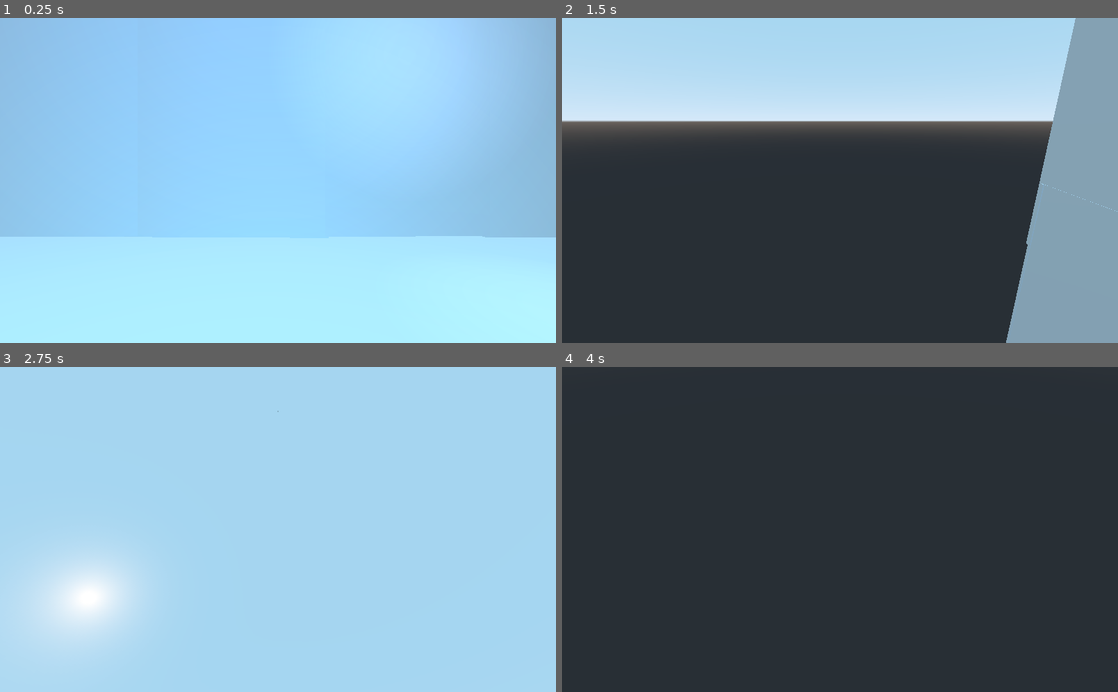
Above: before the commit, frames 1-4 (two rows, left to right).
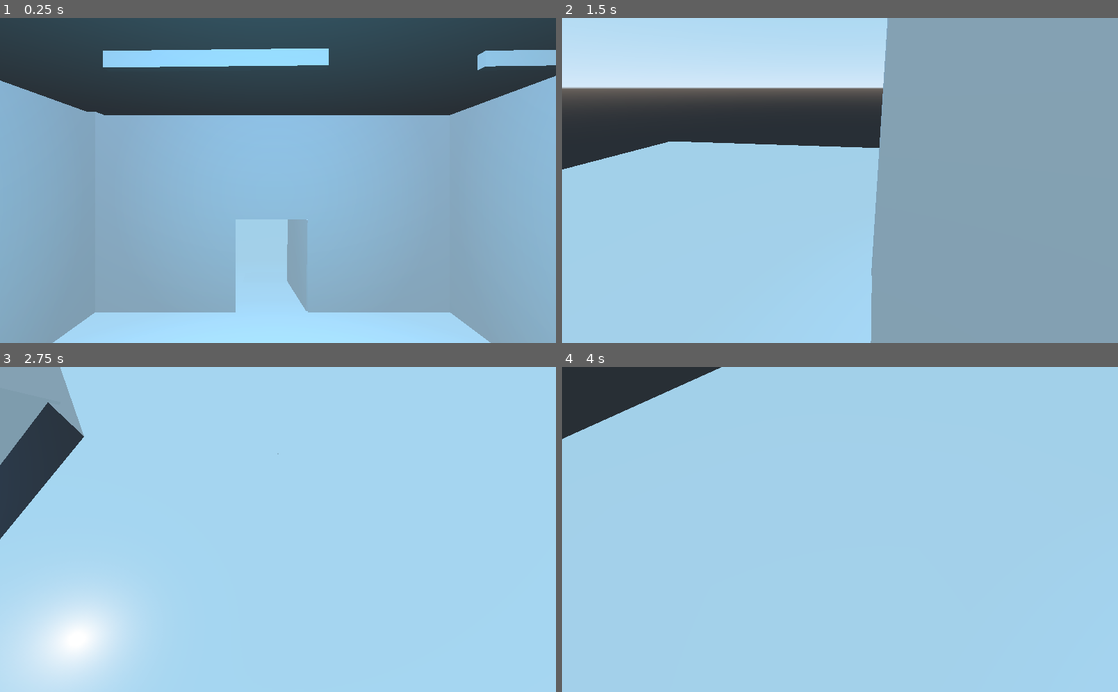
Above: after the commit, the same moments.

Repository: Gabbycl/AR218_Clay
Game: Godot game, scene res://Levels/House.tscn
Same seed, same stepped clock (60 frames per second), same inputs: the game is played once before the commit and once after it. The project has no main scene, so this scene is started directly.
Inputs (mouse positions are in pixels of both pictures, inside the frame that each line leads up to):
- Up to frame 1 (0.25 s): no input
- Up to frame 2 (1.5 s): tap Enter at 0.5 s; move the mouse to (962, 164) at 0.52 s; hold Right (move_right) 0.53-1.28 s; tap Space (jump) at 0.77 s; move the mouse to (728, 196) at 1.27 s; hold O (move_backward) from 1.28 s (still down)
- Up to frame 3 (2.75 s): tap Space (jump) at 1.52 s; move the mouse to (333, 458) at 2.02 s; release O (move_backward) at 2.03 s; hold Right (move_right) from 2.03 s (still down)
- Up to frame 4 (4 s): move the mouse to (812, 594) at 2.77 s; release Right (move_right) at 2.78 s; hold , (move_forward) 2.78-3.53 s; tap Space (jump) at 3.02, 3.77 s; move the mouse to (1006, 578) at 3.52 s; hold A (move_left) from 3.53 s (still down)

The runs differ from the first frame. In frame 1, 85% of the frame differs, in the area x 0-100%, y 0-100%; in frame 2, 72%; in frame 3, 8.9%; in frame 4, 97%.

Commit message:
update

Diff:
--- a/3D_World_Workshop-main/3D_World_Workshop/Levels/House.tscn
+++ b/3D_World_Workshop-main/3D_World_Workshop/Levels/House.tscn
@@ -14,13 +14,17 @@
 
 [sub_resource type="CubeMesh" id=3]
 
-[sub_resource type="CubeMesh" id=4]
+[sub_resource type="SpatialMaterial" id=4]
 
 [sub_resource type="CubeMesh" id=5]
 
 [sub_resource type="CubeMesh" id=6]
 
-[sub_resource type="PrismMesh" id=7]
+[sub_resource type="CubeMesh" id=7]
+
+[sub_resource type="CubeMesh" id=8]
+
+[sub_resource type="PrismMesh" id=9]
 
 [node name="House" type="Spatial"]
 
@@ -30,49 +34,54 @@
 material/0 = null
 
 [node name="StaticBody" type="StaticBody" parent="Floor"]
-transform = Transform( 9.5483, 0, 0, 0, 1, 0, 0, 0, 8.78206, 0, -4.44364, 0 )
+transform = Transform( 12.5591, 0, 0, 0, 1.24533, 0, 0, 0, 8.78206, 0, -4.44364, 0 )
 
 [node name="CollisionShape" type="CollisionShape" parent="Floor/StaticBody"]
 shape = SubResource( 2 )
 
+[node name="MeshInstance" type="MeshInstance" parent="Floor/StaticBody/CollisionShape"]
+transform = Transform( 0.312805, 0, 0, 0, 1.00478, 0, 0, 0, 0.465114, 0, 0, 0 )
+mesh = SubResource( 3 )
+material/0 = SubResource( 4 )
+
 [node name="MeshInstance2" type="MeshInstance" parent="."]
 transform = Transform( 0.708983, 0, 0, 0, 1.18134, 0, 0, 0, 0.00813383, 1.03566, 1.22045, -2.30333 )
-mesh = SubResource( 3 )
+mesh = SubResource( 5 )
 material/0 = null
 
 [node name="MeshInstance6" type="MeshInstance" parent="."]
 transform = Transform( 0.708983, 0, 0, 0, 1.18134, 0, 0, 0, 0.00813383, -1.09715, 1.22045, -2.30333 )
-mesh = SubResource( 3 )
+mesh = SubResource( 5 )
 material/0 = null
 
 [node name="MeshInstance7" type="MeshInstance" parent="."]
 transform = Transform( 0.708983, 0, 0, 0, 0.706777, 0, 0, 0, 0.00813383, -0.0891745, 1.70033, -2.29874 )
-mesh = SubResource( 3 )
+mesh = SubResource( 5 )
 material/0 = null
 
 [node name="MeshInstance8" type="MeshInstance" parent="."]
 transform = Transform( -0.0823835, 0.00768771, 0.00790885, 0.0037203, 0.46804, -0.000348129, -0.350807, 0.0011174, -0.00185865, 0.241537, 0.515016, -2.66931 )
-mesh = SubResource( 3 )
+mesh = SubResource( 5 )
 material/0 = null
 
 [node name="MeshInstance9" type="MeshInstance" parent="."]
 transform = Transform( 0.401536, -0.00317186, 0, 0.000355189, 0.0446853, 0.00811755, -0.00560653, -0.705341, 0.000514269, -0.0147358, 0.041209, -2.53968 )
-mesh = SubResource( 3 )
+mesh = SubResource( 5 )
 material/0 = null
 
 [node name="MeshInstance3" type="MeshInstance" parent="."]
 transform = Transform( 1.82031, 0, 0, 0, 1.18134, 0, 0, 0, 0.00813383, 0.00608146, 1.22045, 2.26582 )
-mesh = SubResource( 3 )
+mesh = SubResource( 5 )
 material/0 = null
 
 [node name="MeshInstance4" type="MeshInstance" parent="."]
 transform = Transform( 0.00768851, 0, 0.00813376, 0, 1.18134, 0, -2.28692, 0, 4.31617e-05, -1.78362, 1.22045, -0.00595379 )
-mesh = SubResource( 3 )
+mesh = SubResource( 5 )
 material/0 = null
 
 [node name="MeshInstance5" type="MeshInstance" parent="."]
 transform = Transform( -0.0468712, 0, 0.00813247, 0, 1.18134, 0, -2.28645, 0, -0.000150893, 1.77585, 1.22413, -0.0115334 )
-mesh = SubResource( 3 )
+mesh = SubResource( 5 )
 material/0 = null
 
 [node name="OmniLight" type="OmniLight" parent="."]
@@ -87,19 +96,19 @@
 transform = Transform( 0.408474, 0, 0, 0, 0.342595, 0, 0, 0, 1.06621, -0.331182, 0.105421, 0.448015 )
 
 [node name="FirstPersonPlayer" parent="." instance=ExtResource( 3 )]
-transform = Transform( 1, 0, 0, 0, 1, 0, 0, 0, 1, 0.0302187, 0.0375447, -0.0111046 )
+transform = Transform( 0.690731, 0, 0, 0, 0.543321, 0, 0, 0, 0.847954, 0.0302187, 0.0375447, -0.0111046 )
 
 [node name="stairs" parent="." instance=ExtResource( 4 )]
 transform = Transform( -1, 0, -8.74228e-08, 0, 1, 0, 8.74228e-08, 0, -1, 1, 0, 0 )
 
 [node name="MeshInstance" type="MeshInstance" parent="."]
 transform = Transform( 1.35848, 0, 0, 0, 0.0129526, 0, 0, 0, 2.22885, -0.404179, 2.03272, 0.0430397 )
-mesh = SubResource( 4 )
+mesh = SubResource( 6 )
 material/0 = null
 
 [node name="MeshInstance10" type="MeshInstance" parent="."]
 transform = Transform( 1.71077, 0, 0, 0, 0.0129526, 0, 0, 0, 1.00808, 0.0321343, 2.03076, -1.28564 )
-mesh = SubResource( 4 )
+mesh = SubResource( 6 )
 material/0 = null
 
 [node name="OmniLight2" type="OmniLight" parent="."]
@@ -108,7 +117,7 @@
 
 [node name="MeshInstance11" type="MeshInstance" parent="."]
 transform = Transform( 0.467141, 0, 0, 0, 0.0078648, 0, 0, 0, 0.307234, 1.33313, 2.03662, 1.95047 )
-mesh = SubResource( 5 )
+mesh = SubResource( 7 )
 material/0 = null
 
 [node name="Girl" parent="." instance=ExtResource( 5 )]
@@ -119,52 +128,52 @@
 
 [node name="MeshInstance12" type="MeshInstance" parent="."]
 transform = Transform( 1.83689, 0, 0, 0, 1.28417, 0, 0, 0, 0.0226614, 0, 3.21826, 2.24881 )
-mesh = SubResource( 6 )
+mesh = SubResource( 8 )
 material/0 = null
 
 [node name="MeshInstance13" type="MeshInstance" parent="."]
 transform = Transform( 0.55817, 0, 0.00012443, 0, 1.28329, 0, 0.011427, 0, 0.0226407, -0.281998, 3.21826, -1.17506 )
-mesh = SubResource( 6 )
+mesh = SubResource( 8 )
 material/0 = null
 
 [node name="MeshInstance21" type="MeshInstance" parent="."]
 transform = Transform( 0.122542, 0, 3.90275e-05, 0, 1.28329, 0, 0.0101118, 0, 0.0226403, -1.71127, 3.21826, -1.17506 )
-mesh = SubResource( 6 )
+mesh = SubResource( 8 )
 material/0 = null
 
 [node name="MeshInstance17" type="MeshInstance" parent="."]
 transform = Transform( 0.356317, 0, 0.00165412, 0, 1.2782, 0, 0.010097, 0, 0.0224908, 1.41412, 3.21826, -1.17506 )
-mesh = SubResource( 6 )
+mesh = SubResource( 8 )
 material/0 = null
 
 [node name="MeshInstance16" type="MeshInstance" parent="."]
 transform = Transform( 0.468311, 0, 0.00239339, 0, 0.577484, 0, -0.0142602, 0, 0.0225147, 0.726056, 2.62854, -1.17388 )
-mesh = SubResource( 6 )
+mesh = SubResource( 8 )
 material/0 = null
 
 [node name="MeshInstance19" type="MeshInstance" parent="."]
 transform = Transform( 0.706769, 0, 0.00361206, 0, 0.579459, 0, -0.014309, 0, 0.0225917, -1.10898, 2.62854, -1.17388 )
-mesh = SubResource( 6 )
+mesh = SubResource( 8 )
 material/0 = null
 
 [node name="MeshInstance18" type="MeshInstance" parent="."]
 transform = Transform( 0.468311, 0, 0.00239339, 0, 0.354666, 0, -0.0142602, 0, 0.0225147, 0.726056, 4.14277, -1.16009 )
-mesh = SubResource( 6 )
+mesh = SubResource( 8 )
 material/0 = null
 
 [node name="MeshInstance20" type="MeshInstance" parent="."]
 transform = Transform( 0.674585, 0, 0.00344758, 0, 0.354666, 0, -0.0142602, 0, 0.0225147, -1.12201, 4.14277, -1.16009 )
-mesh = SubResource( 6 )
+mesh = SubResource( 8 )
 material/0 = null
 
 [node name="MeshInstance14" type="MeshInstance" parent="."]
 transform = Transform( -0.0141423, 0, 0.0226595, 0, 1.28417, 0, -1.71127, 0, -7.38174e-05, -1.81613, 3.21826, 0.508451 )
-mesh = SubResource( 6 )
+mesh = SubResource( 8 )
 material/0 = null
 
 [node name="MeshInstance15" type="MeshInstance" parent="."]
 transform = Transform( -0.0141423, 0, 0.0226595, 0, 1.28417, 0, -1.71127, 0, -7.38174e-05, 1.75756, 3.21826, 0.552603 )
-mesh = SubResource( 6 )
+mesh = SubResource( 8 )
 material/0 = null
 
 [node name="OmniLight3" type="OmniLight" parent="."]
Not shown: 2 places in 3D_World_Workshop-main/3D_World_Workshop/Levels/House.tscn that only renumber resources
